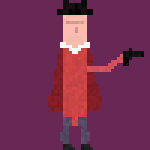
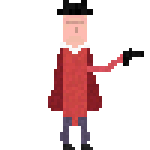
Layered file, before and after one edit (150 × 150). Changes by layer:
hid "Layer 4" over <box>0,0,150,150</box>
